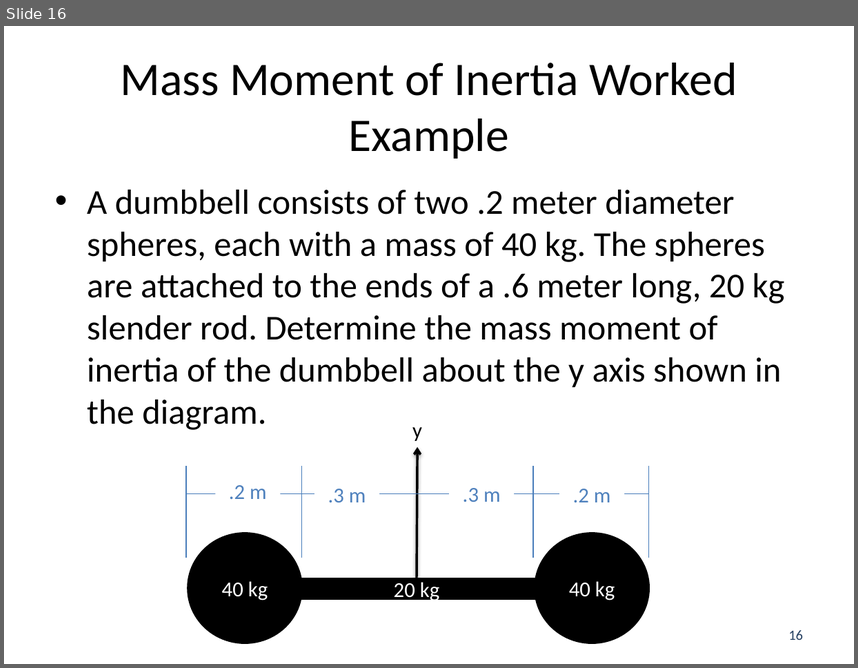
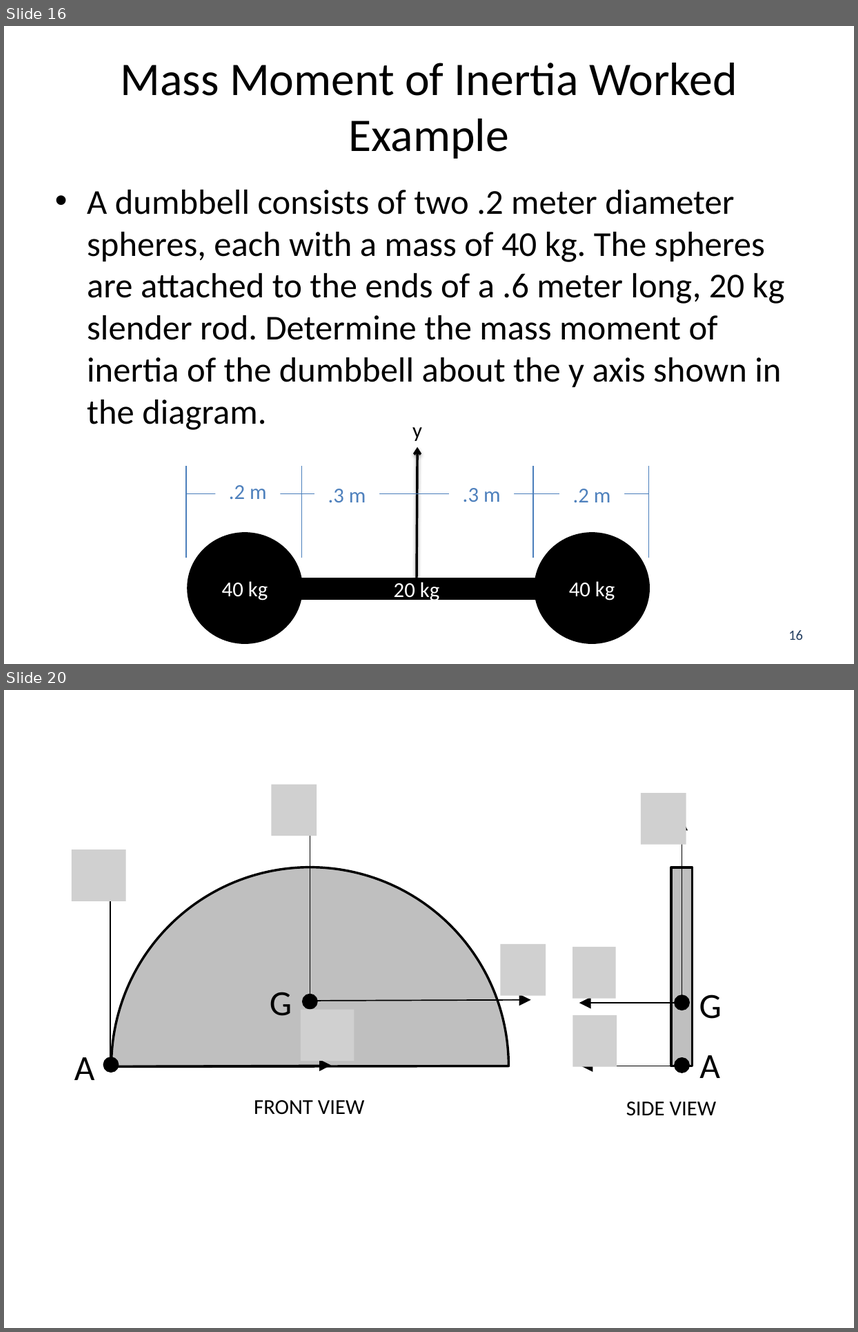
Before and after one commit to JacobMoore/mechanics_textbook, a slide deck: Lecture Slides/VideoLectureSlides/A_2.7.pptx. Shown one above the other, each under a label of ours: slide 16 before the commit, slides 16 and 20 after it; the slides between them are not shown. The pictures are 858x668 and 858x1332 pixels, drawn with LibreOffice and Linux fonts; fonts in the diff are those of the drawing; grey boxes stand for pictures. Boxes give left, top, right and bottom in pixels: in the first picture for what was removed or moved away, otherwise in the second. Text is boxed around its words. In the diff, an @@ line names an element or a change of style, - is before the commit and + after.

```diff
--- a/Lecture Slides/VideoLectureSlides/A_2.7.pptx
+++ b/Lecture Slides/VideoLectureSlides/A_2.7.pptx
@@ slide 20 added at <box>4,690,854,1328</box>, background #FFFFFF @@
@@ picture added at <box>271,785,316,836</box> @@
@@ picture added at <box>641,793,686,845</box> @@
@@ arrow added from (310, 994) to (310, 818), #000000 1 pt @@
@@ arrow added from (682, 996) to (682, 818), #000000 1 pt @@
@@ picture added at <box>71,850,125,902</box> @@
@@ chord (boxed as its full ellipse) added at <box>111,867,508,1264</box>, fill #BFBFBF, outline #000000 2 pt @@
@@ rectangle added at <box>671,867,693,1066</box>, fill #BFBFBF, outline #000000 2 pt @@
@@ arrow added from (110, 1060) to (110, 883), #000000 1 pt @@
@@ picture added at <box>500,944,546,996</box> @@
@@ picture added at <box>573,947,616,998</box> @@
@@ text added at <box>270,992,292,1016</box>, 30 pt, text #000000 @@
+G
@@ ellipse added at <box>303,994,317,1008</box>, fill #000000, outline #000000 2 pt @@
@@ arrow added from (317, 1000) to (531, 999), #000000 1 pt @@
@@ ellipse added at <box>675,996,689,1009</box>, fill #000000, outline #000000 2 pt @@
@@ text added at <box>700,994,722,1018</box>, 30 pt, text #000000 @@
+G
@@ picture added at <box>301,1009,355,1061</box> @@
@@ picture added at <box>573,1015,617,1067</box> @@
@@ arrow added from (680, 1003) to (579, 1003), #000000 1 pt @@
@@ text added at <box>74,1057,95,1080</box>, 30 pt, text #000000 @@
+A
@@ ellipse added at <box>104,1058,118,1072</box>, fill #000000, outline #000000 2 pt @@
@@ ellipse added at <box>675,1058,689,1072</box>, fill #000000, outline #000000 2 pt @@
@@ text added at <box>700,1055,720,1078</box>, 30 pt, text #000000 @@
+A
@@ arrow added from (117, 1066) to (331, 1065), #000000 1 pt @@
@@ arrow added from (682, 1066) to (582, 1066), #000000 1 pt @@
@@ text added at <box>254,1100,365,1114</box>, 18 pt, text #000000 @@
+FRONT VIEW
@@ text added at <box>626,1101,717,1116</box>, 18 pt, text #000000 @@
+SIDE VIEW
```
Also in this commit, not shown: 3 other slides added, 4 other files.
